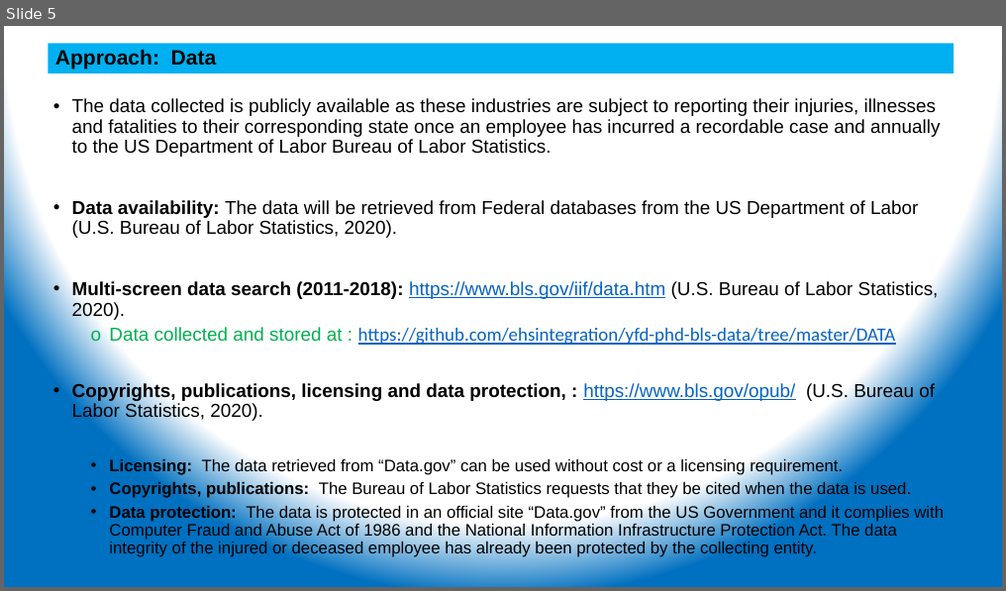
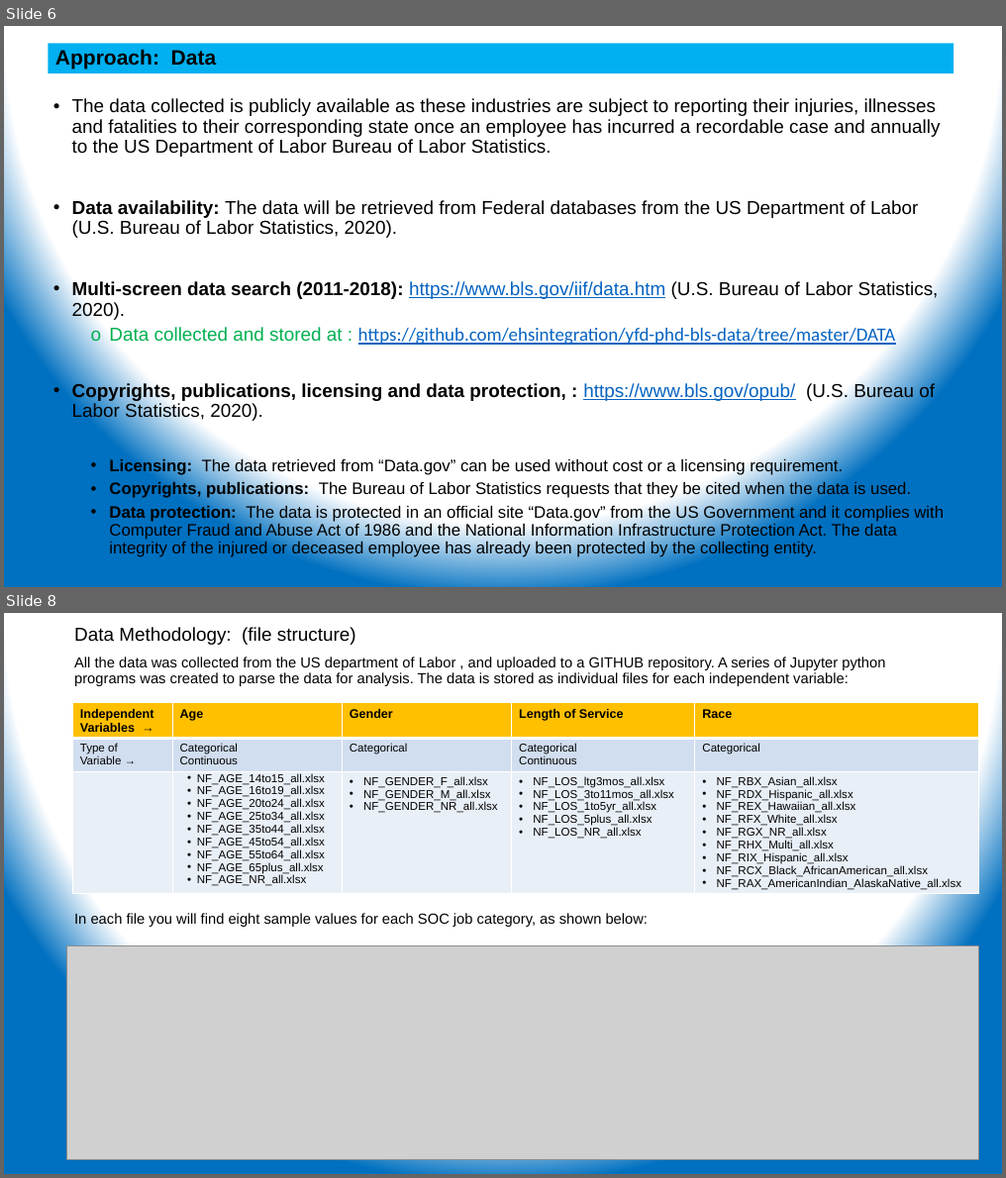
Before and after one commit to ehsintegration/yfd-phd-bls-data, a slide deck: D2-documentation/YennyF.Diaz-Risk Percep &Injuries_CommitteeUdate 11-02-20.pptx. Shown one above the other, each under a label of ours: slide 5 before the commit, slides 6 and 8 after it; the slides between them are not shown. The pictures are 1006x591 and 1006x1178 pixels, drawn with LibreOffice and Linux fonts; fonts in the diff are those of the drawing; grey boxes stand for pictures. Boxes give left, top, right and bottom in pixels: in the first picture for what was removed or moved away, otherwise in the second. Text is boxed around its words. In the diff, an @@ line names an element or a change of style, - is before the commit and + after.

```diff
--- a/D2-documentation/YennyF.Diaz-Risk Percep &Injuries_CommitteeUdate 11-02-20.pptx
+++ b/D2-documentation/YennyF.Diaz-Risk Percep &Injuries_CommitteeUdate 11-02-20.pptx
@@ slide 8 added at bbox=[4, 613, 1002, 1174], background gradient #FFFFFF to #0070C0 @@
@@ text added at bbox=[74, 627, 885, 927], 14 pt, text #000000 @@
+Data Methodology: (file structure)
+All the data was collected from the US department of Labor , and uploaded to a GITHUB repository. A series of Jupyter python programs was created to parse the data for analysis. The data is stored as individual files for each independent variable:
+In each file you will find eight sample values for each SOC job category, as shown below:
@@ table added at bbox=[73, 703, 979, 906], 3 rows, 5 columns @@
+Independent Variables → | Age | Gender | Length of Service | Race
+Type of / Variable → | Categorical / Continuous | Categorical | Categorical / Continuous | Categorical
+ | NF_AGE_14to15_all.xlsx / NF_AGE_16to19_all.xlsx / NF_AGE_20to24_all.xlsx / NF_AGE_25to34_all.xlsx / NF_AGE_35to44_all.xlsx / NF_AGE_45to54_all.xlsx / NF_AGE_55to64_all.xlsx / NF_AGE_65plus_all.xlsx / NF_AGE_NR_all.xlsx | NF_GENDER_F_all.xlsx / NF_GENDER_M_all.xlsx / NF_GENDER_NR_all.xlsx | NF_LOS_ltg3mos_all.xlsx / NF_LOS_3to11mos_all.xlsx / NF_LOS_1to5yr_all.xlsx / NF_LOS_5plus_all.xlsx / NF_LOS_NR_all.xlsx | NF_RBX_Asian_all.xlsx / NF_RDX_Hispanic_all.xlsx / NF_REX_Hawaiian_all.xlsx / NF_RFX_White_all.xlsx / NF_RGX_NR_all.xlsx / NF_RHX_Multi_all.xlsx / NF_RIX_Hispanic_all.xlsx / NF_RCX_Black_AfricanAmerican_all.xlsx / NF_RAX_AmericanIndian_AlaskaNative_all.xlsx
@@ picture added at bbox=[67, 947, 979, 1160] @@
@@ what was slide 5 is now slide 6 @@
```
Also in this commit, not shown: 3 slides changed, 20 other slides added, 4 slides removed, 2 other files.
